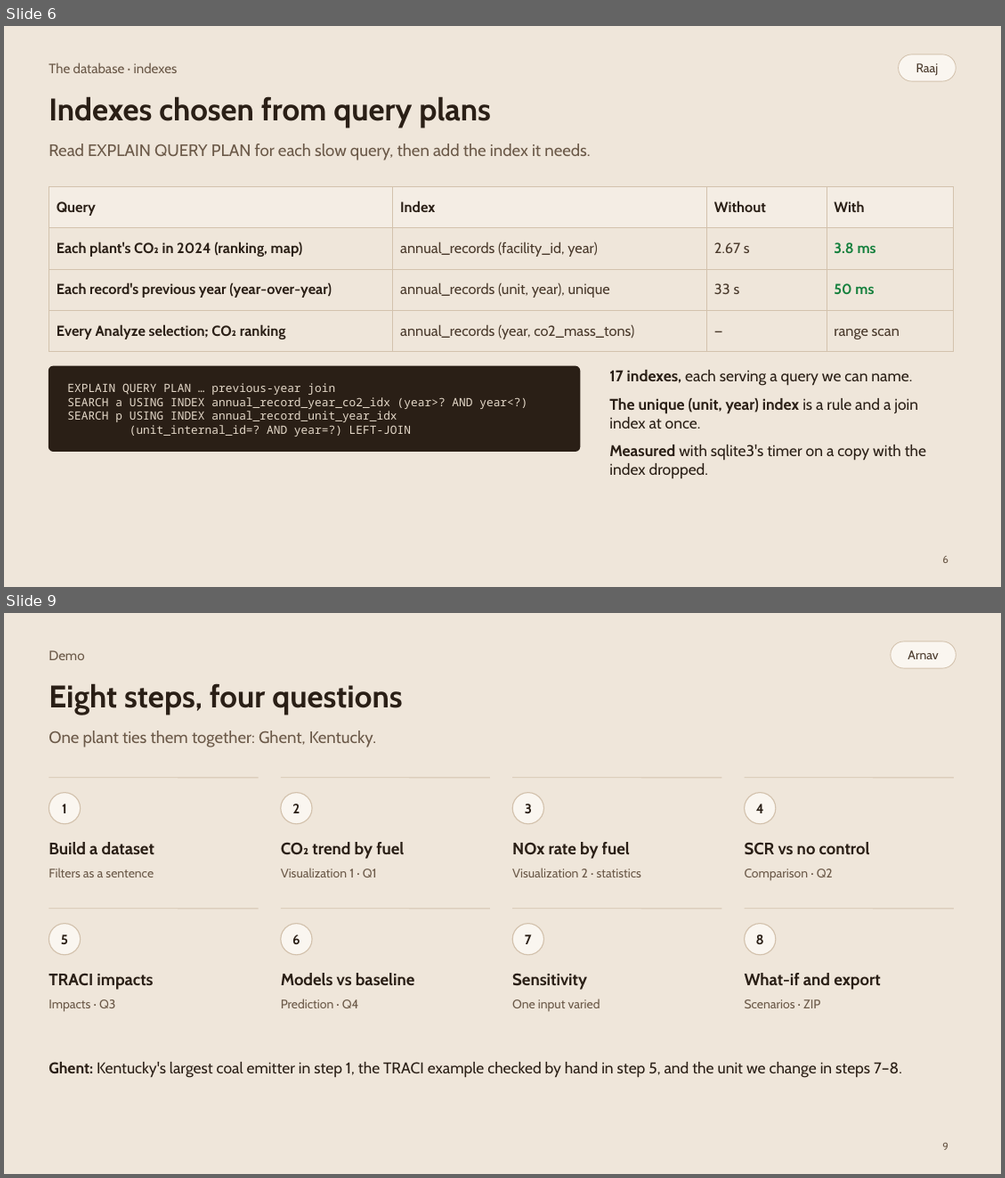
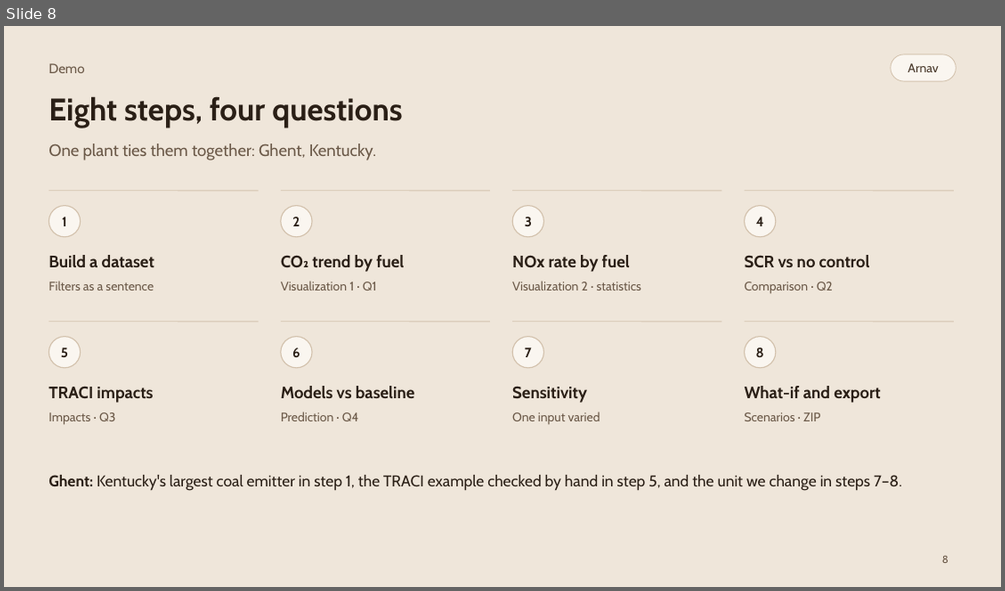
Before and after one commit to raajbanga/epaData, a slide deck: report/phase2/slides/epaData-slides.pptx. Shown one above the other, each under a label of ours: slides 6 and 9 before the commit, slide 8 after it; the slides between them are not shown. The pictures are 1005x1178 and 1005x591 pixels, drawn with LibreOffice and Linux fonts; fonts in the diff are those of the drawing. Boxes give left, top, right and bottom in pixels: in the first picture for what was removed or moved away, otherwise in the second. Text is boxed around its words. In the diff, an @@ line names an element or a change of style, - is before the commit and + after.

Commit message:
docs(slides): focus the deck on Phase 2
- New slides: what Phase 2 added, the three new tables, the analysis query
- Drop the import and Phase 1 index slides; cut corner-case slides
- Main bugs instead of what was hard; no date line or footer
- GitHub link with the leaf icon; code blocks sized to their text

```diff
--- a/report/phase2/slides/epaData-slides.pptx
+++ b/report/phase2/slides/epaData-slides.pptx
@@ slide 6 removed at box(4, 26, 1001, 587), background #EFE6DA @@
@@ text removed at box(48, 62, 178, 73) @@
-The database · indexes
@@ rounded rectangle removed at box(898, 54, 956, 81) @@
@@ text removed at box(916, 63, 938, 76) @@
-Raaj
@@ text removed at box(48, 96, 491, 128) @@
-Indexes chosen from query plans
@@ text removed at box(48, 143, 590, 160) @@
-Read EXPLAIN QUERY PLAN for each slow query, then add the index it needs.
@@ table removed at box(48, 187, 954, 343), 4 rows, 4 columns @@
-Query | Index | Without | With
-Each plant's CO₂ in 2024 (ranking, map) | annual_records (facility_id, year) | 2.67 s | 3.8 ms
-Each record's previous year (year-over-year) | annual_records (unit, year), unique | 33 s | 50 ms
-Every Analyze selection; CO₂ ranking | annual_records (year, co2_mass_tons) | — | range scan
@@ rounded rectangle removed at box(48, 366, 580, 451) @@
@@ text removed at box(609, 370, 926, 479) @@
-▪ 17 indexes, each serving a query we can name.
-▪ The unique (unit, year) index is a rule and a join index at once.
-▪ Measured with sqlite3's timer on a copy with the index dropped.
@@ text removed at box(67, 383, 527, 436) @@
-EXPLAIN QUERY PLAN … previous-year join
-SEARCH a USING INDEX annual_record_year_co2_idx (year>? AND year<?)
-SEARCH p USING INDEX annual_record_unit_year_idx
-(unit_internal_id=? AND year=?) LEFT-JOIN
@@ page number removed at box(942, 556, 948, 563) @@
-6
@@ what was slide 9 is now slide 8 @@
@@ page number at box(942, 556, 948, 563): text changed @@
-9
+8
```
Also in this commit, not shown: 6 slides changed, 3 slides added, 3 other slides removed, 3 other files.
